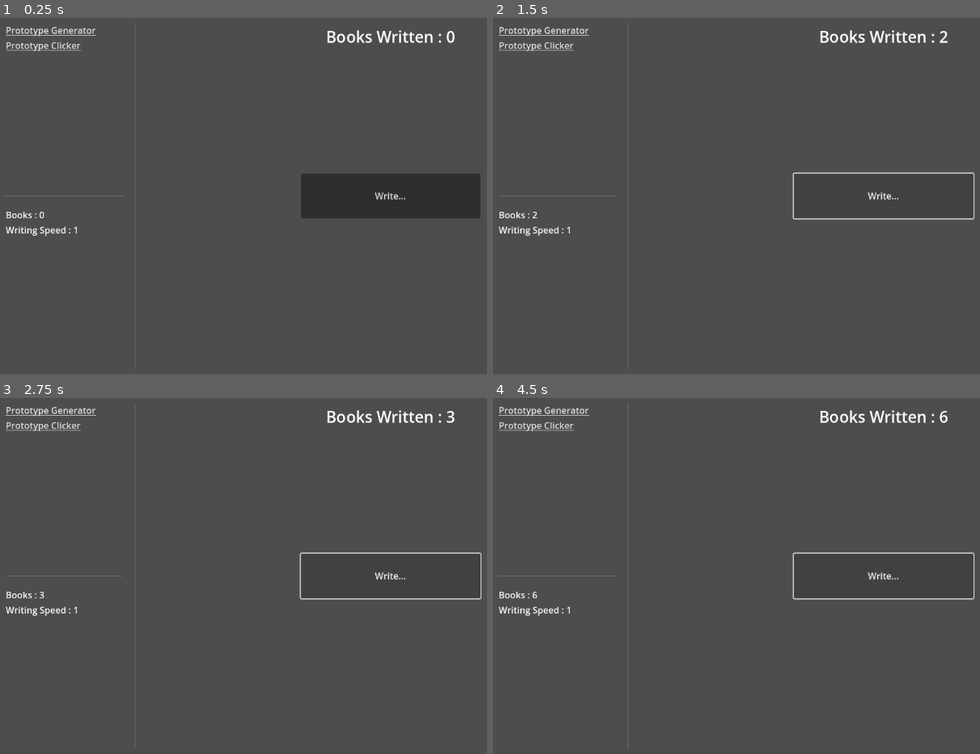
Above: before the commit, frames 1-4 (two rows, left to right).
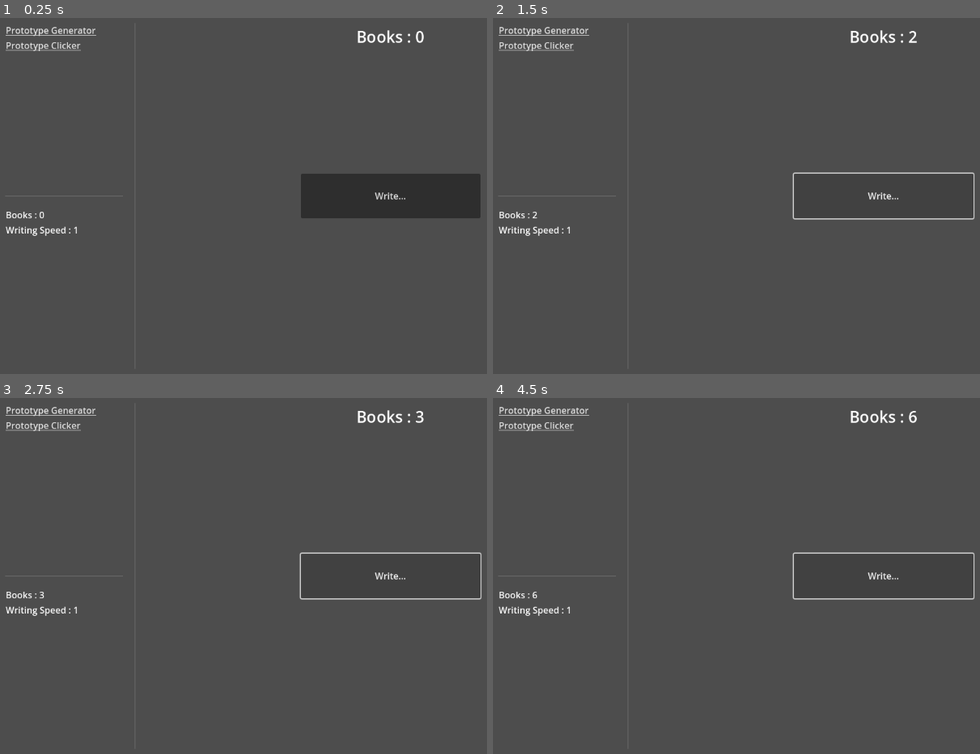
Above: after the commit, the same moments.

Repository: ZeroXiphYT/AuthorClicker
Game: Godot game, scene res://scenes/Game/game.tscn
Two runs of this game, one before a commit and one after it. Both use one fixed random seed, a clock stepped at 60 frames per second and the inputs below.
Inputs:
- Up to frame 1 (0.25 s): no input
- Up to frame 2 (1.5 s): click "Write..." at 0.5 s; click "Write..." at 1.25 s
- Up to frame 3 (2.75 s): click "Write..." at 2 s
- Up to frame 4 (4.5 s): tap Enter at 2.75, 4.25 s; tap Space at 3.5 s

The runs differ from the first frame. In frame 1, 0.5% of the frame differs, in the area x 67-94%, y 3-8%; in frame 2, 0.5%; in frame 3, 0.5%; in frame 4, 0.5%.

Commit message:
Added resource handler

Diff:
--- a/scenes/Game/game.tscn
+++ b/scenes/Game/game.tscn
@@ -1,9 +1,15 @@
-[gd_scene load_steps=3 format=3 uid="uid://beo7kucwrhqow"]
+[gd_scene load_steps=4 format=3 uid="uid://beo7kucwrhqow"]
 
 [ext_resource type="Script" path="res://scenes/Game/game.gd" id="1_xph5t"]
 [ext_resource type="PackedScene" uid="uid://d26amobnbsw38" path="res://scenes/user_interface/user_interface.tscn" id="2_j4dtp"]
+[ext_resource type="Script" path="res://scripts/handlers/handler_books.gd" id="2_lkwkd"]
 
 [node name="Game" type="Node"]
 script = ExtResource("1_xph5t")
 
+[node name="Handlers" type="Node" parent="."]
+
+[node name="Books" type="Node" parent="Handlers"]
+script = ExtResource("2_lkwkd")
+
 [node name="UserInterface" parent="." instance=ExtResource("2_j4dtp")]
--- a/scenes/prototypes/clicker/prototype_clicker.gd
+++ b/scenes/prototypes/clicker/prototype_clicker.gd
@@ -1,7 +1,5 @@
 class_name PrototypeClicker
 extends Control
-
-@export var label : Label
 
 
 @export var view : UserInterface.Views
@@ -12,19 +10,13 @@
 
 
 
-func _process(_delta : float) -> void:
-	update_label_text()
 
 func write_book() -> void:
-	Game.ref.data.books_written += Game.ref.data.writing_speed
+	HandlerBooks.ref.write_books(Game.ref.data.writing_speed)
 
-
-func update_label_text() -> void:
-	label.text = "Books Written : %s" %Game.ref.data.books_written
 
 
 func _ready() -> void:
-	update_label_text()
 	visible = true
 	user_interface.navigation_requested.connect(_on_navigation_request)
 
--- a/scenes/prototypes/clicker/prototype_clicker.tscn
+++ b/scenes/prototypes/clicker/prototype_clicker.tscn
@@ -1,8 +1,9 @@
-[gd_scene load_steps=2 format=3 uid="uid://b3qc8o4vakjk8"]
+[gd_scene load_steps=3 format=3 uid="uid://b3qc8o4vakjk8"]
 
 [ext_resource type="Script" path="res://scenes/prototypes/clicker/prototype_clicker.gd" id="1_7lxny"]
+[ext_resource type="Script" path="res://scenes/user_interface/books_label.gd" id="2_obd23"]
 
-[node name="PrototypeClicker" type="Control" node_paths=PackedStringArray("label")]
+[node name="PrototypeClicker" type="Control"]
 layout_mode = 3
 anchors_preset = 15
 anchor_right = 1.0
@@ -10,7 +11,6 @@
 grow_horizontal = 2
 grow_vertical = 2
 script = ExtResource("1_7lxny")
-label = NodePath("Label")
 
 [node name="Label" type="Label" parent="."]
 custom_minimum_size = Vector2(0, 80)
@@ -23,6 +23,7 @@
 text = "Books Written : <value>"
 horizontal_alignment = 1
 vertical_alignment = 1
+script = ExtResource("2_obd23")
 
 [node name="Button" type="Button" parent="."]
 custom_minimum_size = Vector2(320, 80)
--- a/scenes/prototypes/generator/prototype_generator.gd
+++ b/scenes/prototypes/generator/prototype_generator.gd
@@ -2,7 +2,7 @@
 extends Control
 
 
-@export var label: Label
+
 @export var button: Button
 @export var timer: Timer
 @export var user_interface : UserInterface
@@ -13,19 +13,16 @@
 @export var view : UserInterface.Views
 
 func _ready() -> void:
-	update_label_text()
+
 	visible = false
 	user_interface.navigation_requested.connect(_on_navigation_request)
 
-func _process(_delta: float) -> void:
-	update_label_text()
 
 
 func write_books() -> void:
-	Game.ref.data.books_written += Game.ref.data.writing_speed
+	HandlerBooks.ref.write_books(Game.ref.data.writing_speed)
 
-func update_label_text() -> void:
-	label.text = "Books Written : %s" %Game.ref.data.books_written
+
 
 func begin_autowriting_books() -> void:
 	timer.start()
--- a/scenes/prototypes/generator/prototype_generator.tscn
+++ b/scenes/prototypes/generator/prototype_generator.tscn
@@ -1,8 +1,9 @@
-[gd_scene load_steps=2 format=3 uid="uid://x0x2hwbx5w4d"]
+[gd_scene load_steps=3 format=3 uid="uid://x0x2hwbx5w4d"]
 
 [ext_resource type="Script" path="res://scenes/prototypes/generator/prototype_generator.gd" id="1_sysw1"]
+[ext_resource type="Script" path="res://scenes/user_interface/books_label.gd" id="2_to24y"]
 
-[node name="PrototypeGenerator" type="Control" node_paths=PackedStringArray("label", "button", "timer")]
+[node name="PrototypeGenerator" type="Control" node_paths=PackedStringArray("button", "timer")]
 layout_mode = 3
 anchors_preset = 15
 anchor_right = 1.0
@@ -10,7 +11,6 @@
 grow_horizontal = 2
 grow_vertical = 2
 script = ExtResource("1_sysw1")
-label = NodePath("Label")
 button = NodePath("Button")
 timer = NodePath("Timer")
 
@@ -25,6 +25,7 @@
 text = "Books Written : <no_value>"
 horizontal_alignment = 1
 vertical_alignment = 1
+script = ExtResource("2_to24y")
 
 [node name="Button" type="Button" parent="."]
 custom_minimum_size = Vector2(320, 80)
--- a/scenes/user_interface/books_label.gd
+++ b/scenes/user_interface/books_label.gd
@@ -1,8 +1,11 @@
 class_name BooksLabel
 extends Label
 
-func _process(_delta:float) -> void:
+
+func _ready() -> void:
 	update_text()
+	HandlerBooks.ref.books_created.connect(update_text)
+	HandlerBooks.ref.books_consumed.connect(update_text)
 
-func update_text() -> void:
-	text = "Books : %s"%Game.ref.data.books_written
+func update_text(_quantity:int = -1) -> void:
+	text = "Books : %s"%HandlerBooks.ref.book_count()
--- /dev/null
+++ b/scripts/handlers/handler_books.gd
@@ -0,0 +1,40 @@
+class_name HandlerBooks
+extends Node
+
+static var ref : HandlerBooks
+
+
+func _enter_tree() -> void:
+	if not ref:
+		ref = self
+		return
+
+	queue_free()
+
+
+signal books_created(quantity:int)
+
+signal books_consumed(quantity:int)
+
+
+func book_count() -> int:
+	return Game.ref.data.books_written
+
+
+func writing_speed_count() -> int:
+	return Game.ref.data.writing_speed
+
+
+func write_books(quantity:int) -> void:
+	Game.ref.data.books_written += quantity
+	books_created.emit(quantity)
+
+
+func consume_books(quantity:int) -> Error:
+	if quantity > Game.ref.data.books_written:
+		return Error.FAILED
+
+	Game.ref.data.books_written -= quantity
+	books_consumed.emit(quantity)
+
+	return Error.OK
